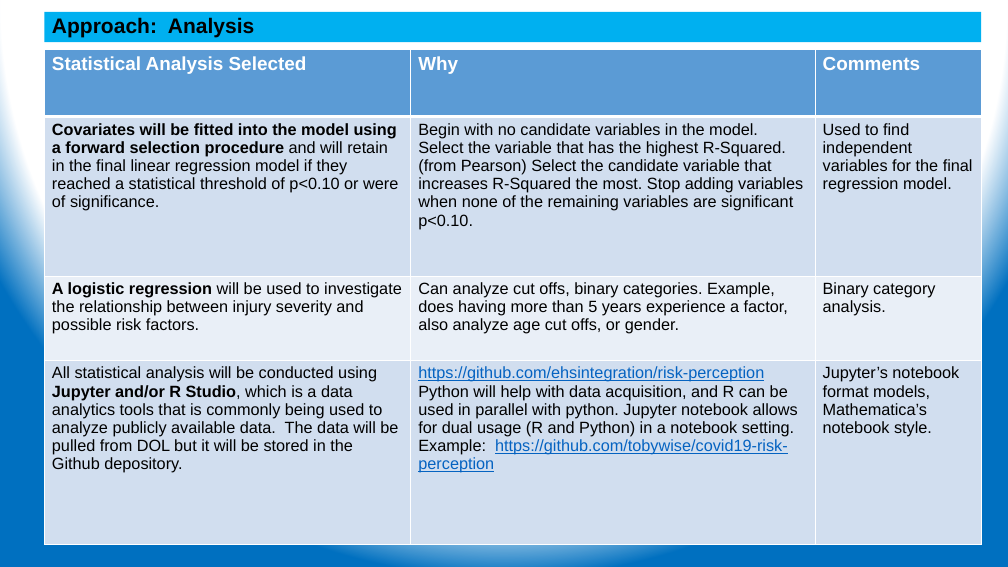
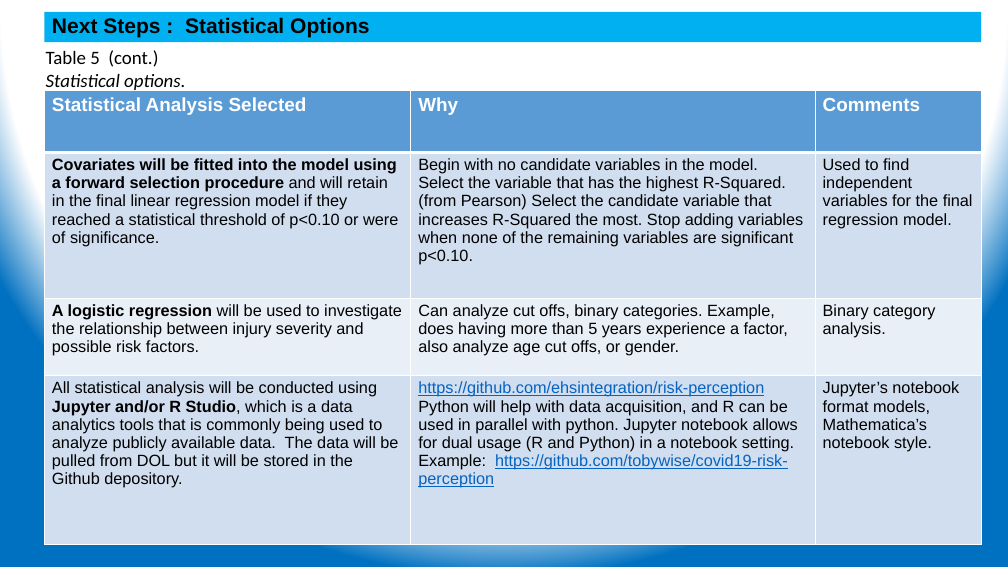
Before and after one commit to ehsintegration/yfd-phd-bls-data, a slide deck: slide 38 of D2-documentation/YennyF.Diaz-Risk Percep Injuries_CommitteeUdate 04-20-2021.pptx (slide 26 before the commit). Drawn at 1008x567 pixels with LibreOffice and Linux fonts; fonts in the diff are those of the drawing. Boxes give left, top, right and bottom in pixels: in the first picture for what was removed or moved away, otherwise in the second. Text is boxed around its words. In the diff, an @@ line names an element or a change of style, - is before the commit and + after.

```diff
--- a/D2-documentation/YennyF.Diaz-Risk Percep Injuries_CommitteeUdate 04-20-2021.pptx
+++ b/D2-documentation/YennyF.Diaz-Risk Percep Injuries_CommitteeUdate 04-20-2021.pptx
@@ title at [52, 17, 369, 38]: text changed @@
-Approach: Analysis
+Next Steps : Statistical Options
@@ text added at [46, 50, 185, 93], 18 pt, text #000000, italic @@
+Table 5 (cont.)
+Statistical options.
@@ table: place and size @@
-table at [45, 49, 982, 544]
+table at [45, 90, 982, 544]
```
Also in this commit, not shown: 25 other slides changed, 1 slide removed.
